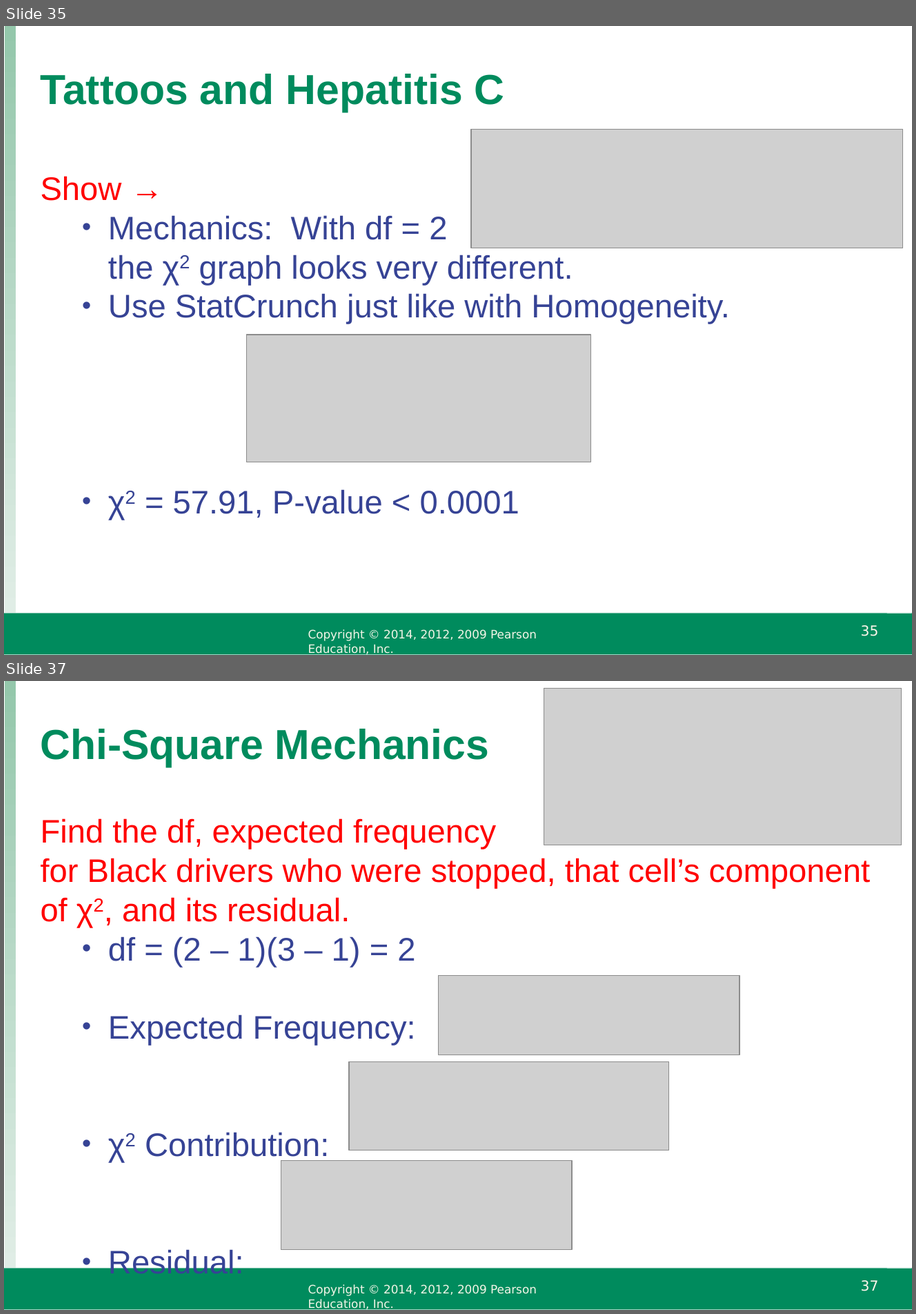
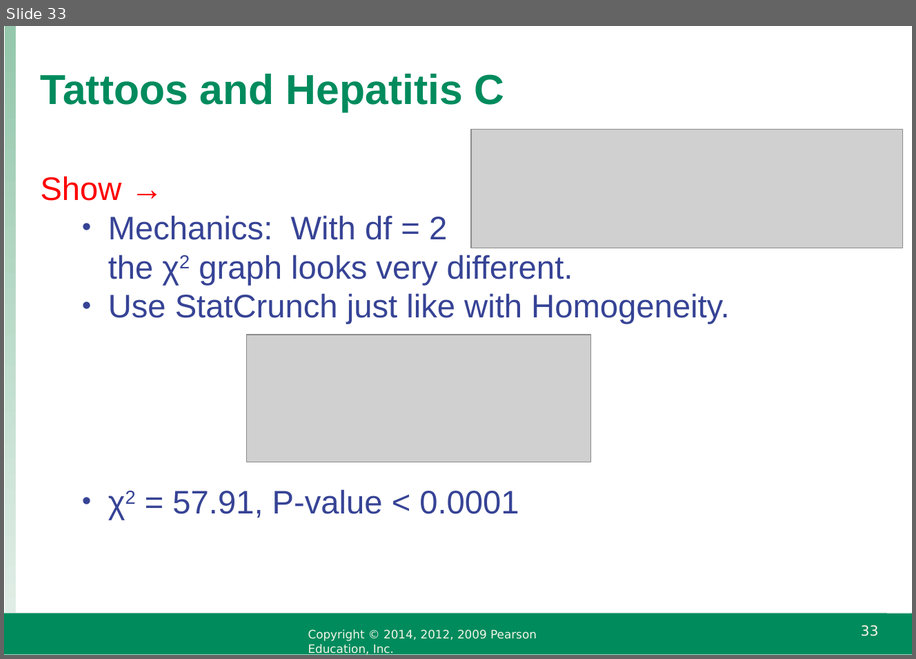
Before and after one commit to raffled/STAT111, a slide deck: week6/IS4_ppt_chapter22.ppt. Shown one above the other, each under a label of ours: slides 35 and 37 before the commit, slide 33 after it; the slides between them are not shown. The pictures are 916x1314 and 916x659 pixels, drawn with LibreOffice and Linux fonts; fonts in the diff are those of the drawing; grey boxes stand for pictures; background and template pictures are left out. Boxes give left, top, right and bottom in pixels: in the first picture for what was removed or moved away, otherwise in the second. Text is boxed around its words. In the diff, an @@ line names an element or a change of style, - is before the commit and + after.

```diff
--- a/week6/IS4_ppt_chapter22.ppt
+++ b/week6/IS4_ppt_chapter22.ppt
@@ slide 37 removed at [4,681,912,1310], background #FFFFFF; not listed: 5 template elements that a slide beside it also shows @@
@@ picture removed at [544,688,901,845] @@
@@ text removed at [41,729,489,767] @@
-Chi-Square Mechanics
@@ text removed at [41,818,870,1163] @@
-Find the df, expected frequency
-for Black drivers who were stopped, that cell’s component of χ2, and its residual.
-  • df = (2 – 1)(3 – 1) = 2
-  • Expected Frequency:
-  • χ2 Contribution:
-  • Residual:
@@ picture removed at [438,975,740,1054] @@
@@ picture removed at [349,1061,669,1150] @@
@@ picture removed at [281,1160,572,1249] @@
@@ what was slide 35 is now slide 33 @@
@@ page number at [861,625,879,636]: text changed @@
-35
+33
```
Also in this commit, not shown: 10 slides changed, 6 other slides removed, 6 other files.
